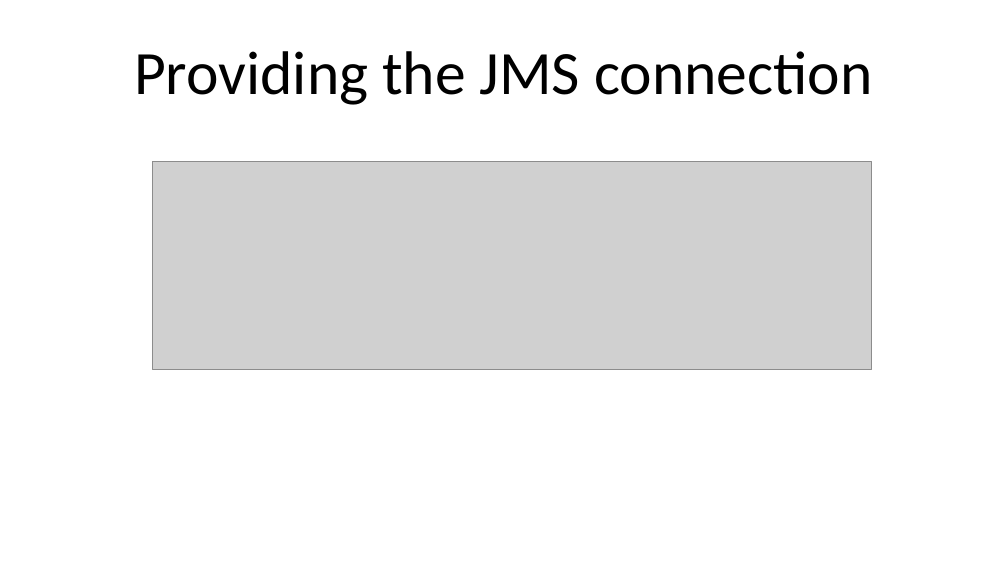
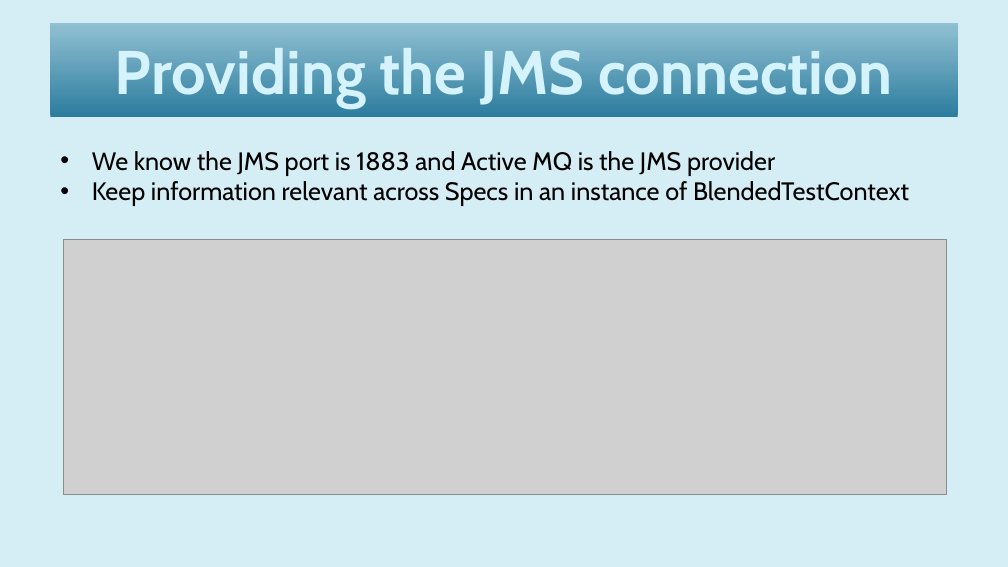
Before and after one commit to woq-blended/woq.github.io, a slide deck: slide 8 of media/IntegrationTesting.pptx. Drawn at 1008x567 pixels with LibreOffice and Linux fonts; fonts in the diff are those of the drawing; grey boxes stand for pictures. Boxes give left, top, right and bottom in pixels: in the first picture for what was removed or moved away, otherwise in the second. Text is boxed around its words. In the diff, an @@ line names an element or a change of style, - is before the commit and + after.

Commit message:
Working on Integration test presentation.

```diff
--- a/media/IntegrationTesting.pptx
+++ b/media/IntegrationTesting.pptx
@@ background #FFFFFF to #D5EDF4 @@
@@ title "Providing the JMS connection": place and size @@
-title "Providing the JMS connection" at [134, 51, 872, 105]
+title "Providing the JMS connection" at [50, 23, 958, 118]
@@ title "Providing the JMS connection" at [50, 23, 958, 118]: font Calibri to Cabin, text colour #000000 to #D5F4FD, letter outline none to #002144 1 pt, bold on; fill none to gradient #2C7C9F to #91C1D2 @@
@@ text added at [92, 151, 909, 206], 18 pt, text #000000 @@
+• We know the JMS port is 1883 and Active MQ is the JMS provider
+• Keep information relevant across Specs in an instance of BlendedTestContext
@@ picture: place and size @@
-picture at [152, 161, 872, 369]
+picture at [64, 239, 947, 494]
```
Also in this commit, not shown: 24 other slides changed, 5 slides added, 3 slides removed, 3 other files.
